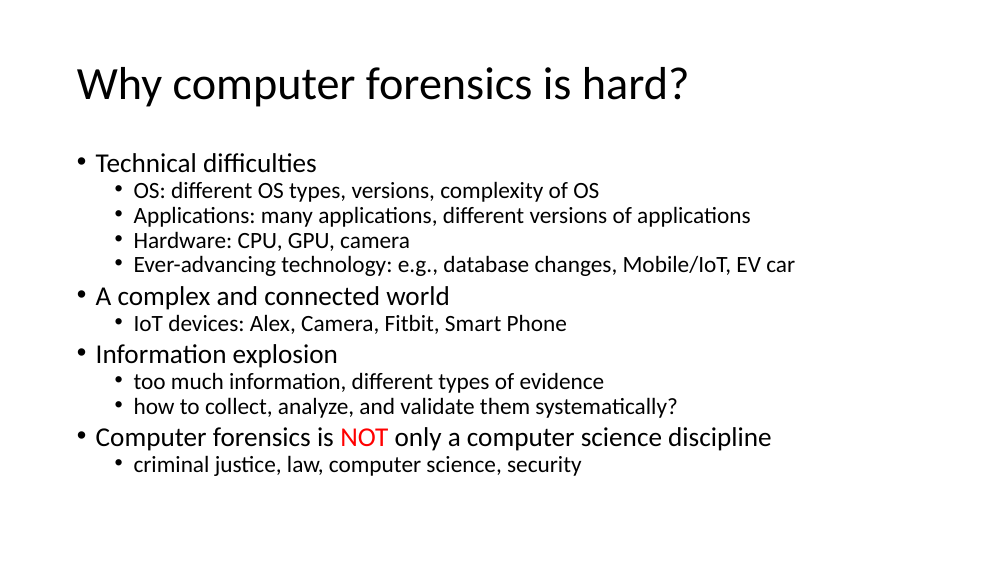
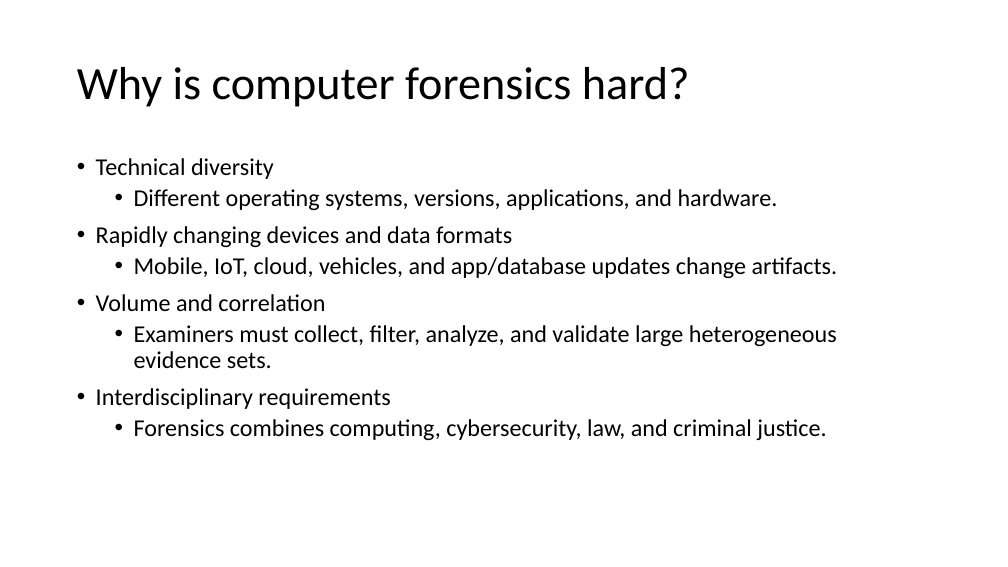
Before and after one commit to frankwxu/Digital-Forensics-Basic-Book, a slide deck: slide 9 of PPTs/Ch3_Computer_Systems_and_Digital_Evidence.pptx. Drawn at 1008x567 pixels with LibreOffice and Linux fonts; fonts in the diff are those of the drawing; background and template pictures are left out. Boxes give left, top, right and bottom in pixels: in the first picture for what was removed or moved away, otherwise in the second. Text is boxed around its words. In the diff, an @@ line names an element or a change of style, - is before the commit and + after.

Commit message:
update Ch3 and Ch4 presentations for Digital Forensics

```diff
--- a/PPTs/Ch3_Computer_Systems_and_Digital_Evidence.pptx
+++ b/PPTs/Ch3_Computer_Systems_and_Digital_Evidence.pptx
@@ title at [77,67,690,107]: text changed @@
-Why computer forensics is hard?
+Why is computer forensics hard?
@@ text at [96,158,838,440]: text changed; size 22.2 to 23 pt @@
-• Technical difficulties
-  • OS: different OS types, versions, complexity of OS
-  • Applications: many applications, different versions of applications
-  • Hardware: CPU, GPU, camera
-  • Ever-advancing technology: e.g., database changes, Mobile/IoT, EV car
-• A complex and connected world
-  • IoT devices: Alex, Camera, Fitbit, Smart Phone
-• Information explosion
-  • too much information, different types of evidence
-  • how to collect, analyze, and validate them systematically?
-• Computer forensics is NOT only a computer science discipline
-  • criminal justice, law, computer science, security
+• Technical diversity
+  • Different operating systems, versions, applications, and hardware.
+• Rapidly changing devices and data formats
+  • Mobile, IoT, cloud, vehicles, and app/database updates change artifacts.
+• Volume and correlation
+  • Examiners must collect, filter, analyze, and validate large heterogeneous evidence sets.
+• Interdisciplinary requirements
+  • Forensics combines computing, cybersecurity, law, and criminal justice.
```
Also in this commit, not shown: 31 other slides changed, 6 slides added, 10 slides removed, 1 other file.
